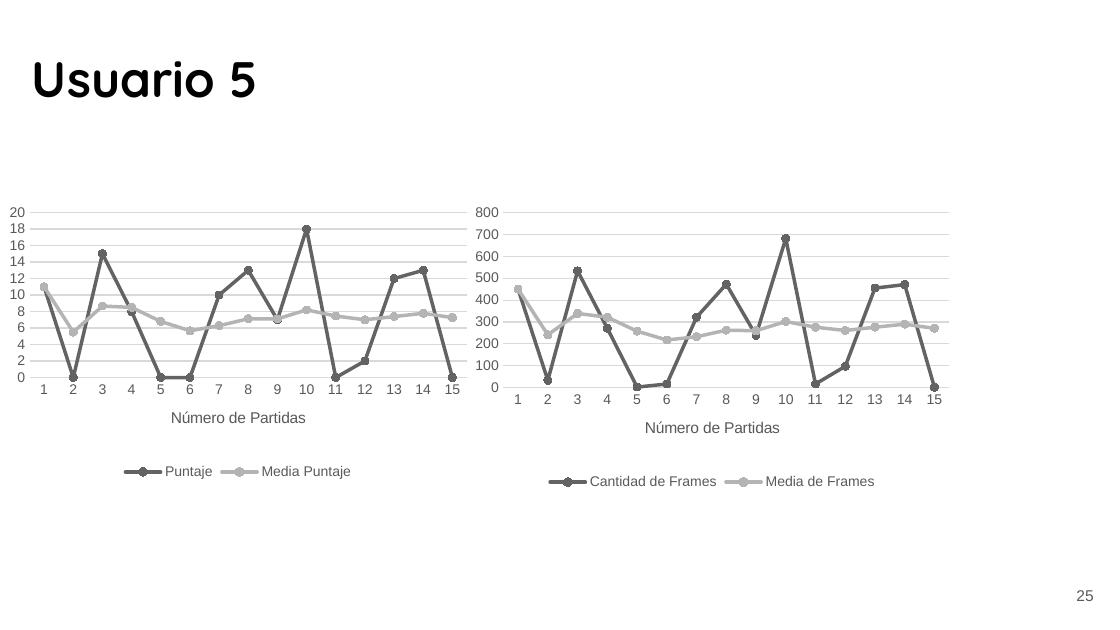
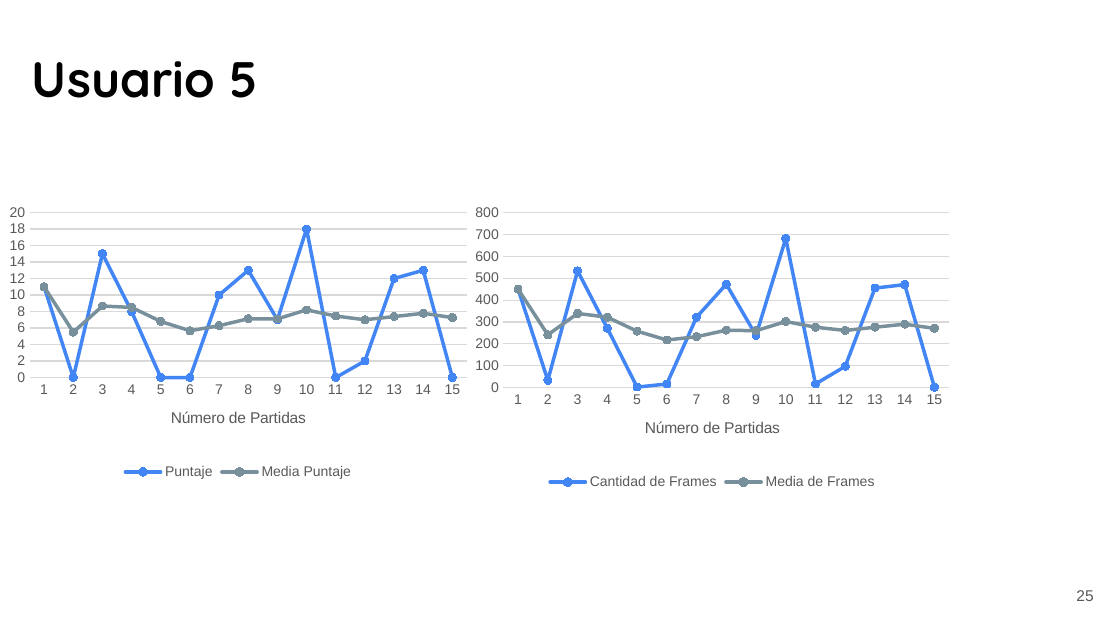
Before and after one commit to mantofer02/DataScienceBootcamp, a slide deck: slide 25 of FUNDATEC/MachineLearning/Proyecto/Entrega Final/Proyecto_ML_Fundatec.pptx. Drawn at 1120x630 pixels with LibreOffice and Linux fonts; fonts in the diff are those of the drawing. Boxes give left, top, right and bottom in pixels: in the first picture for what was removed or moved away, otherwise in the second. Text is boxed around its words. In the diff, an @@ line names an element or a change of style, - is before the commit and + after.

```diff
--- a/FUNDATEC/MachineLearning/Proyecto/Entrega Final/Proyecto_ML_Fundatec.pptx
+++ b/FUNDATEC/MachineLearning/Proyecto/Entrega Final/Proyecto_ML_Fundatec.pptx
@@ line chart at [0,198,477,484] @@
@@ colour of Puntaje #646464 to #4285F4 @@
@@ colour of Media Puntaje #B4B4B4 to #78909C @@
@@ line chart at [466,198,960,494] @@
@@ colour of Cantidad de Frames #646464 to #4285F4 @@
@@ colour of Media de Frames #B4B4B4 to #78909C @@
```
Also in this commit, not shown: 6 other slides changed, 1 slide added, 1 slide removed, 1 other file.
